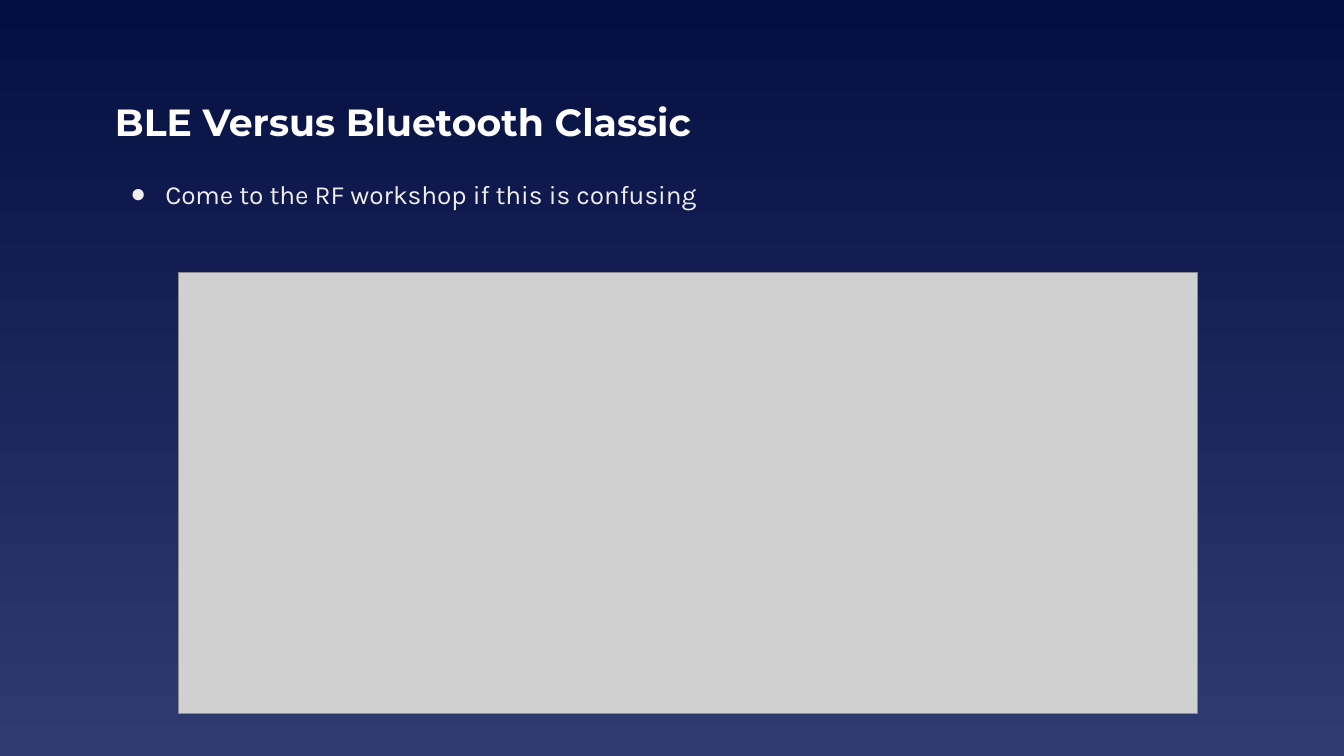
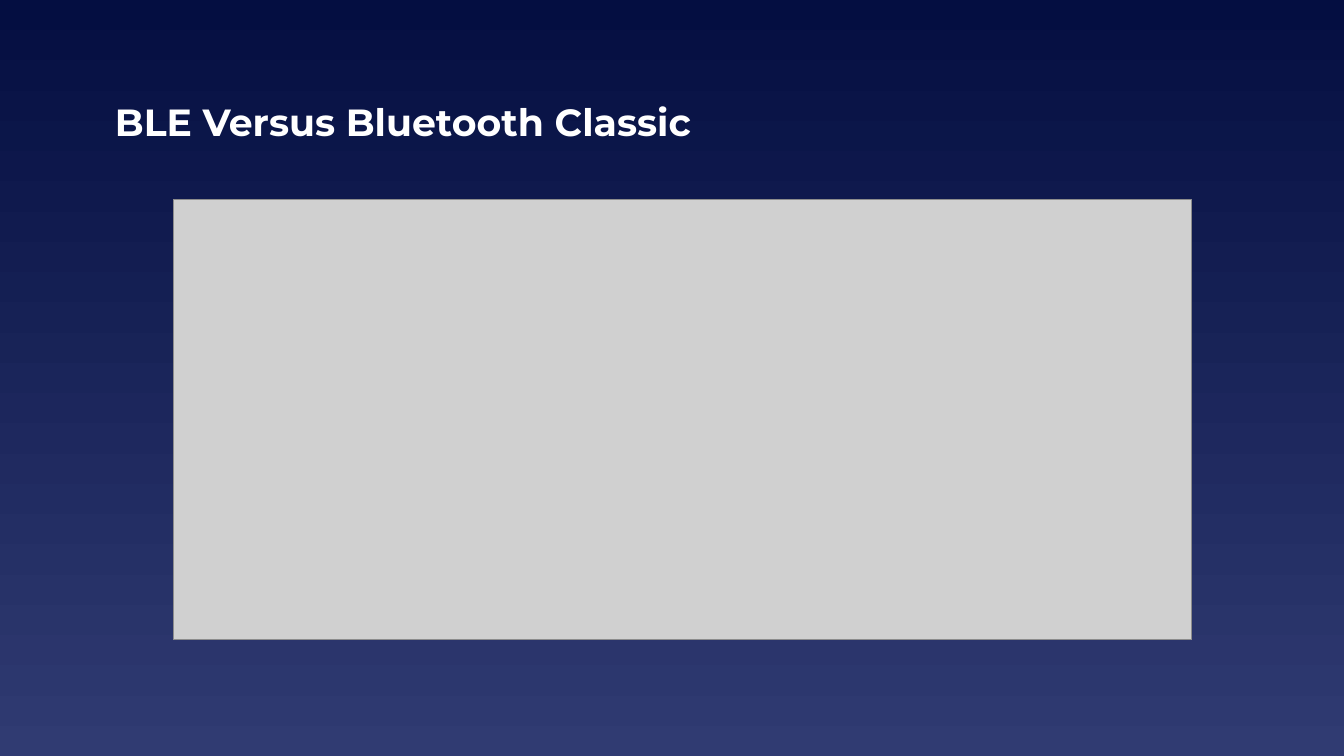
Before and after one commit to EELabMan/Arduino-9-Bluetooth, a slide deck: slide 5 of UTA EE Labs - Bluetooth.pptx. Drawn at 1344x756 pixels with LibreOffice and Linux fonts; fonts in the diff are those of the drawing; grey boxes stand for pictures. Boxes give left, top, right and bottom in pixels: in the first picture for what was removed or moved away, otherwise in the second. Text is boxed around its words. In the diff, an @@ line names an element or a change of style, - is before the commit and + after.

```diff
--- a/UTA EE Labs - Bluetooth.pptx
+++ b/UTA EE Labs - Bluetooth.pptx
@@ text removed at (165, 186, 696, 210) @@
-● Come to the RF workshop if this is confusing
@@ picture: place and size @@
-picture at (178, 272, 1197, 713)
+picture at (173, 200, 1192, 640)
```
Also in this commit, not shown: 13 other slides changed, 5 slides added, 1 slide removed.
